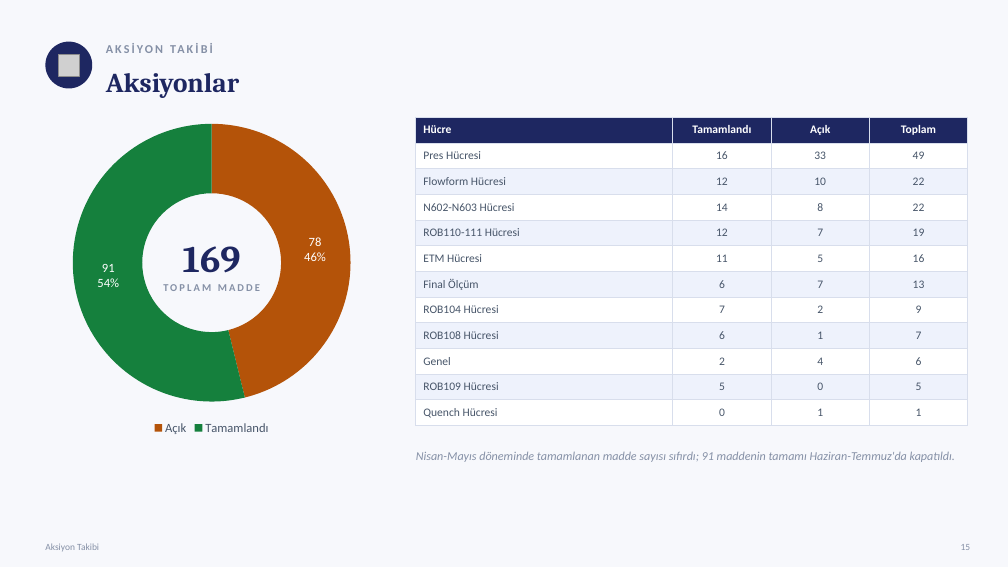
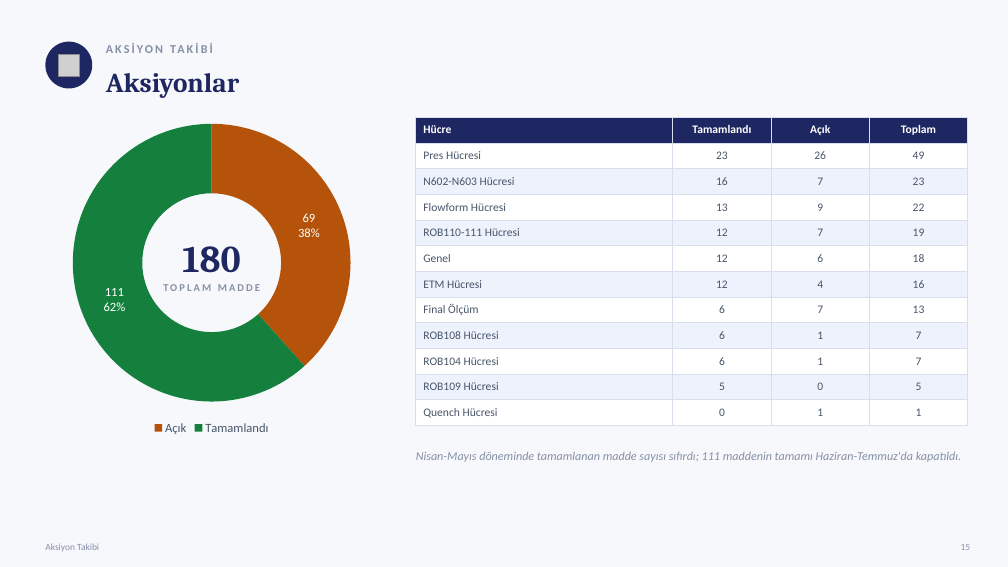
Before and after one commit to sgtdali/ManufUI, a slide deck: slide 16 of docs/sunumlar/Repkon-HF901-Ust-Yonetim-Sunumu-2026-07.pptx. Drawn at 1008x567 pixels with LibreOffice and Linux fonts; fonts in the diff are those of the drawing; grey boxes stand for pictures. Boxes give left, top, right and bottom in pixels: in the first picture for what was removed or moved away, otherwise in the second. Text is boxed around its words. In the diff, an @@ line names an element or a change of style, - is before the commit and + after.

```diff
--- a/docs/sunumlar/Repkon-HF901-Ust-Yonetim-Sunumu-2026-07.pptx
+++ b/docs/sunumlar/Repkon-HF901-Ust-Yonetim-Sunumu-2026-07.pptx
@@ doughnut chart at (38, 113, 386, 439) @@
@@ Series 1, Açık: 78 to 69 @@
@@ Series 1, Tamamlandı: 91 to 111 @@
@@ table at (416, 117, 968, 422) @@
-row 2, column 2: 16
+row 2, column 2: 23
-row 2, column 3: 33
+row 2, column 3: 26
-row 3: Flowform Hücresi | 12 | 10 | 22
+row 3: N602-N603 Hücresi | 16 | 7 | 23
-row 4: N602-N603 Hücresi | 14 | 8 | 22
+row 4: Flowform Hücresi | 13 | 9 | 22
-row 6: ETM Hücresi | 11 | 5 | 16
+row 6: Genel | 12 | 6 | 18
+row 7: ETM Hücresi | 12 | 4 | 16
-row 8: ROB104 Hücresi | 7 | 2 | 9
-row 10: Genel | 2 | 4 | 6
+row 10: ROB104 Hücresi | 6 | 1 | 7
@@ text at (182, 246, 240, 273): text changed @@
-169
+180
@@ text at (416, 451, 961, 462): text changed @@
-Nisan-Mayıs döneminde tamamlanan madde sayısı sıfırdı; 91 maddenin tamamı Haziran-Temmuz'da kapatıldı.
+Nisan-Mayıs döneminde tamamlanan madde sayısı sıfırdı; 111 maddenin tamamı Haziran-Temmuz'da kapatıldı.
```
Also in this commit, not shown: 6 other slides changed, 2 slides added, 5 other files.
